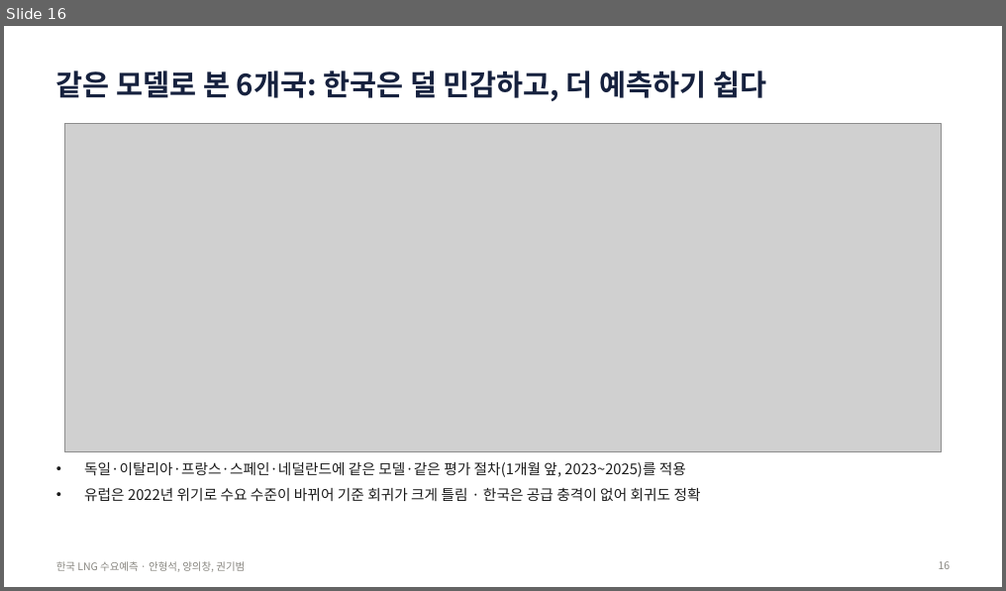
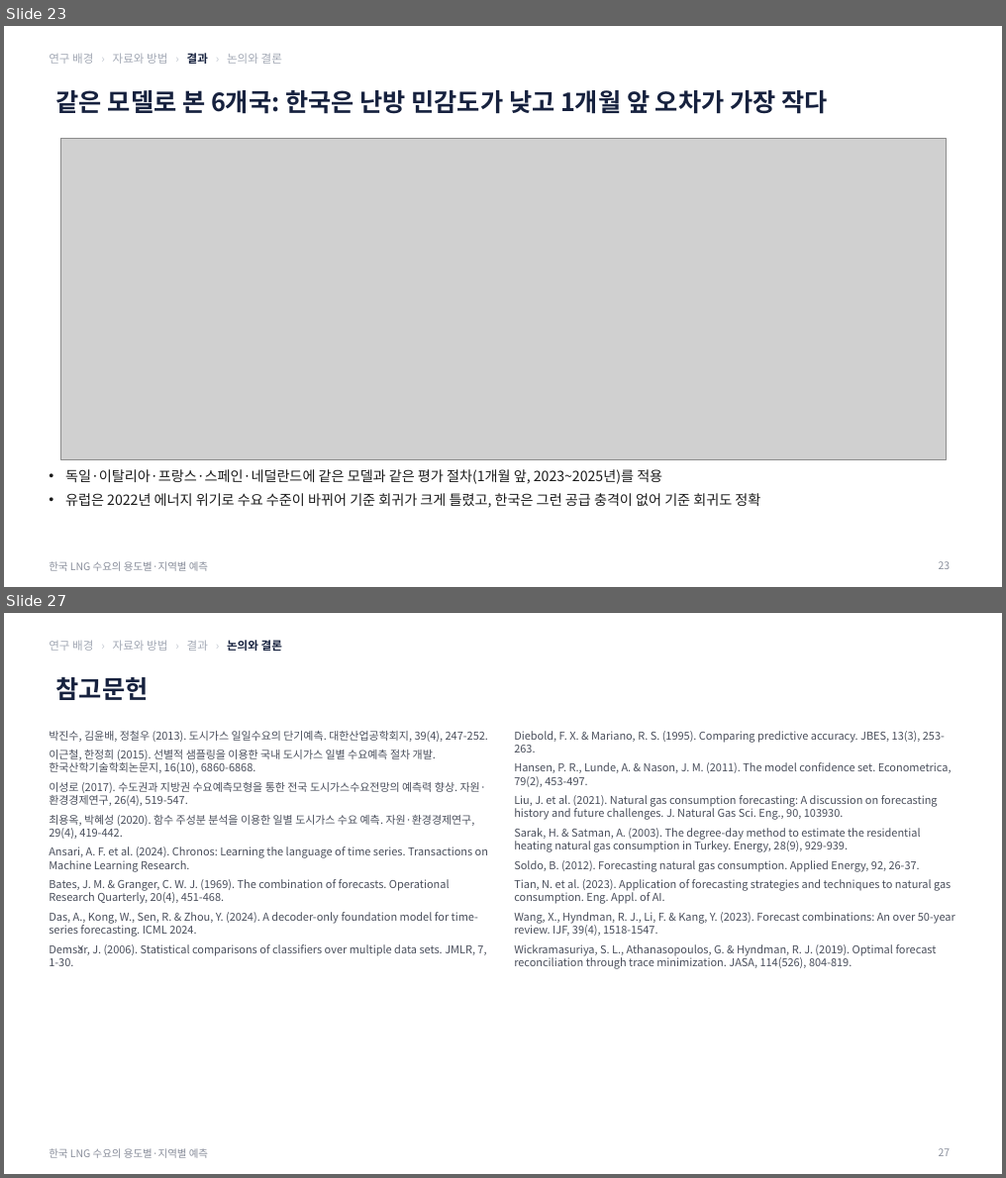
Before and after one commit to seoki0804/LNG_D_F, a slide deck: korea/report/한국_LNG_수요예측_발표.pptx. Shown one above the other, each under a label of ours: slide 16 before the commit, slides 23 and 27 after it; the slides between them are not shown. The pictures are 1006x591 and 1006x1178 pixels, drawn with LibreOffice and Linux fonts; fonts in the diff are those of the drawing; grey boxes stand for pictures. Boxes give left, top, right and bottom in pixels: in the first picture for what was removed or moved away, otherwise in the second. Text is boxed around its words. In the diff, an @@ line names an element or a change of style, - is before the commit and + after.

```diff
--- a/korea/report/한국_LNG_수요예측_발표.pptx
+++ b/korea/report/한국_LNG_수요예측_발표.pptx
@@ slide 27 added at (4, 613, 1002, 1174), background #FFFFFF; not listed: 1 template element that a slide beside it also shows @@
@@ text added at (49, 640, 282, 651), 11 pt, text #A3A9B5 @@
+연구 배경 › 자료와 방법 › 결과 › 논의와 결론
@@ title added at (56, 677, 149, 700), 24 pt, text #16213E, bold @@
+참고문헌
@@ text added at (49, 731, 488, 966), 10.5 pt, text #4A4F5C @@
+박진수, 김윤배, 정철우 (2013). 도시가스 일일수요의 단기예측. 대한산업공학회지, 39(4), 247-252.
+이근철, 한정희 (2015). 선별적 샘플링을 이용한 국내 도시가스 일별 수요예측 절차 개발. 한국산학기술학회논문지, 16(10), 6860-6868.
+이성로 (2017). 수도권과 지방권 수요예측모형을 통한 전국 도시가스수요전망의 예측력 향상. 자원·환경경제연구, 26(4), 519-547.
+최용옥, 박혜성 (2020). 함수 주성분 분석을 이용한 일별 도시가스 수요 예측. 자원·환경경제연구, 29(4), 419-442.
+Ansari, A. F. et al. (2024). Chronos: Learning the language of time series. Transactions on Machine Learning Research.
+Bates, J. M. & Granger, C. W. J. (1969). The combination of forecasts. Operational Research Quarterly, 20(4), 451-468.
+Das, A., Kong, W., Sen, R. & Zhou, Y. (2024). A decoder-only foundation model for time-series forecasting. ICML 2024.
+Demšar, J. (2006). Statistical comparisons of classifiers over multiple data sets. JMLR, 7, 1-30.
@@ text added at (514, 731, 955, 969), 10.5 pt, text #4A4F5C @@
+Diebold, F. X. & Mariano, R. S. (1995). Comparing predictive accuracy. JBES, 13(3), 253-263.
+Hansen, P. R., Lunde, A. & Nason, J. M. (2011). The model confidence set. Econometrica, 79(2), 453-497.
+Liu, J. et al. (2021). Natural gas consumption forecasting: A discussion on forecasting history and future challenges. J. Natural Gas Sci. Eng., 90, 103930.
+Sarak, H. & Satman, A. (2003). The degree-day method to estimate the residential heating natural gas consumption in Turkey. Energy, 28(9), 929-939.
+Soldo, B. (2012). Forecasting natural gas consumption. Applied Energy, 92, 26-37.
+Tian, N. et al. (2023). Application of forecasting strategies and techniques to natural gas consumption. Eng. Appl. of AI.
+Wang, X., Hyndman, R. J., Li, F. & Kang, Y. (2023). Forecast combinations: An over 50-year review. IJF, 39(4), 1518-1547.
+Wickramasuriya, S. L., Athanasopoulos, G. & Hyndman, R. J. (2019). Optimal forecast reconciliation through trace minimization. JASA, 114(526), 804-819.
@@ page number added at (939, 1149, 950, 1157), 10 pt, text #8A8F9C @@
+27
@@ what was slide 16 is now slide 23 @@
@@ slide 23 changed as well @@
@@ text added at (49, 53, 282, 64), 11 pt, text #A3A9B5 @@
+연구 배경 › 자료와 방법 › 결과 › 논의와 결론
@@ title at (56, 90, 827, 114): text changed; size 28 to 24 pt @@
-같은 모델로 본 6개국: 한국은 덜 민감하고, 더 예측하기 쉽다
+같은 모델로 본 6개국: 한국은 난방 민감도가 낮고 1개월 앞 오차가 가장 작다
@@ picture: place and size @@
-picture at (64, 123, 942, 453)
+picture at (60, 138, 945, 461)
@@ text at (65, 470, 760, 508): text changed; size 14 to 13.5 pt @@
-• 독일·이탈리아·프랑스·스페인·네덜란드에 같은 모델·같은 평가 절차(1개월 앞, 2023~2025)를 적용
-• 유럽은 2022년 위기로 수요 수준이 바뀌어 기준 회귀가 크게 틀림 · 한국은 공급 충격이 없어 회귀도 정확
+• 독일·이탈리아·프랑스·스페인·네덜란드에 같은 모델과 같은 평가 절차(1개월 앞, 2023~2025년)를 적용
+• 유럽은 2022년 에너지 위기로 수요 수준이 바뀌어 기준 회귀가 크게 틀렸고, 한국은 그런 공급 충격이 없어 기준 회귀도 정확
@@ text at (49, 562, 208, 571): text changed; text colour #898781 to #8A8F9C @@
-한국 LNG 수요예측 · 안형석, 양의창, 권기범
+한국 LNG 수요의 용도별·지역별 예측
@@ page number at (939, 562, 950, 570): text changed; text colour #898781 to #8A8F9C @@
-16
+23
```
Also in this commit, not shown: 8 other slides changed, 23 other slides added, 10 slides removed, 30 other files.
